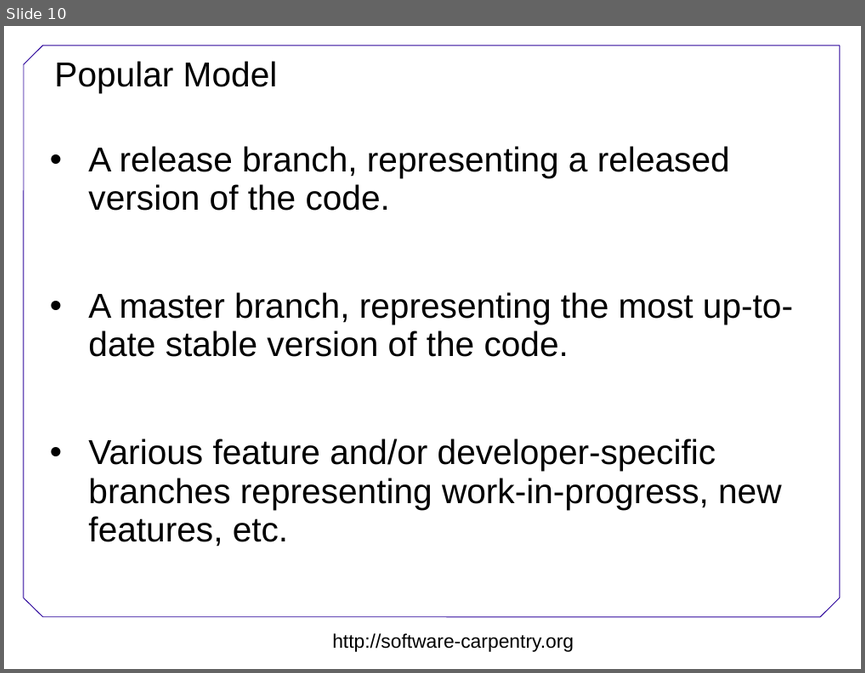
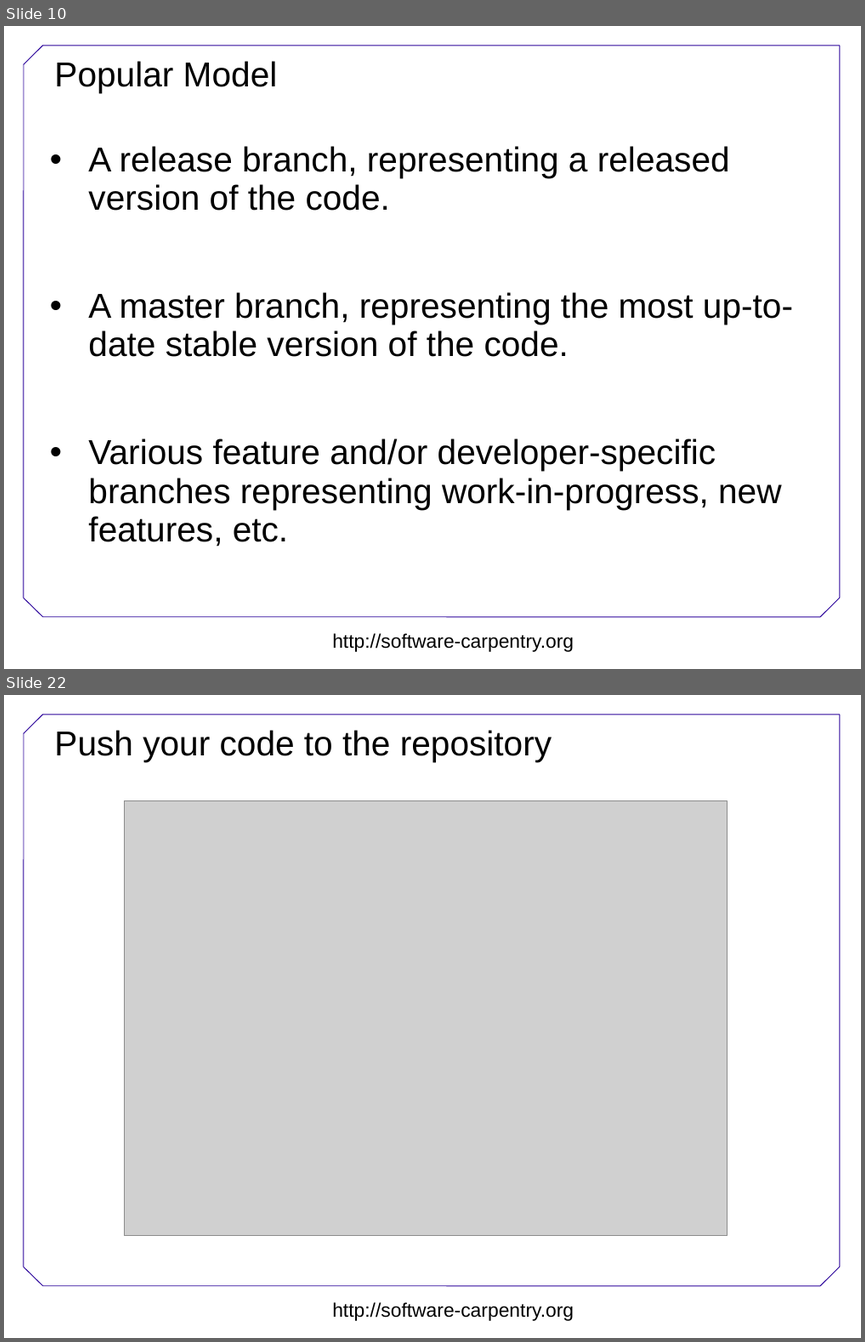
Before and after one commit to swcarpentry/DEPRECATED-boot-camps, a slide deck: version-control/Version-control.ppt. Shown one above the other, each under a label of ours: slide 10 before the commit, slides 10 and 22 after it; the slides between them are not shown. The pictures are 865x673 and 865x1342 pixels, drawn with LibreOffice and Linux fonts; fonts in the diff are those of the drawing; grey boxes stand for pictures; background and template pictures are left out. Boxes give left, top, right and bottom in pixels: in the first picture for what was removed or moved away, otherwise in the second. Text is boxed around its words. In the diff, an @@ line names an element or a change of style, - is before the commit and + after.

Commit message:
Added some images of setting up Bitbucket. Best to do live but there for back-up.

```diff
--- a/version-control/Version-control.ppt
+++ b/version-control/Version-control.ppt
@@ slide 22 added at (4, 695, 861, 1338), background #FFFFFF; not listed: 8 template elements that a slide beside it also shows @@
@@ title added at (54, 730, 551, 761), 32 pt, text #000000 @@
+Push your code to the repository
@@ picture added at (124, 800, 727, 1236) @@
```
Also in this commit, not shown: 2 slides changed, 13 other slides added, 1 slide removed.
